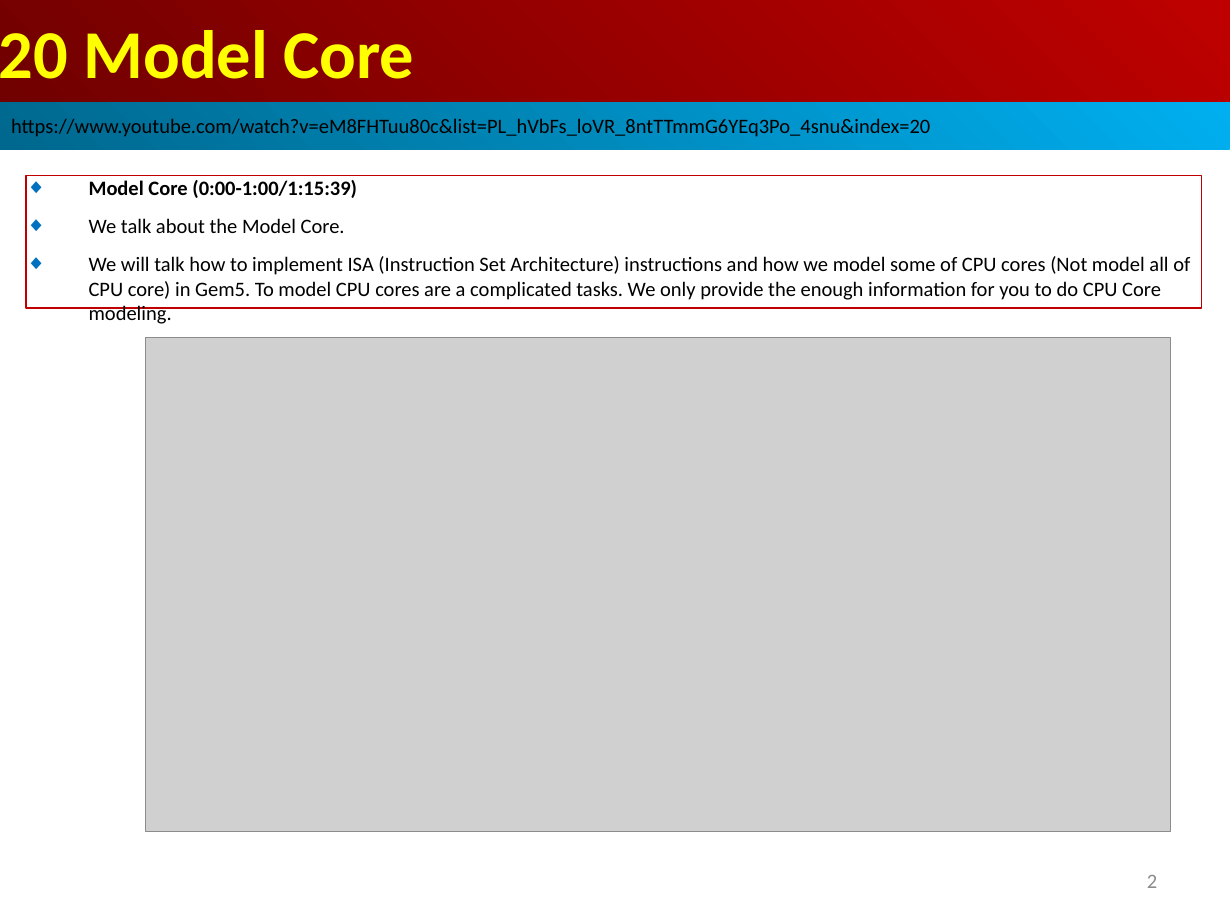
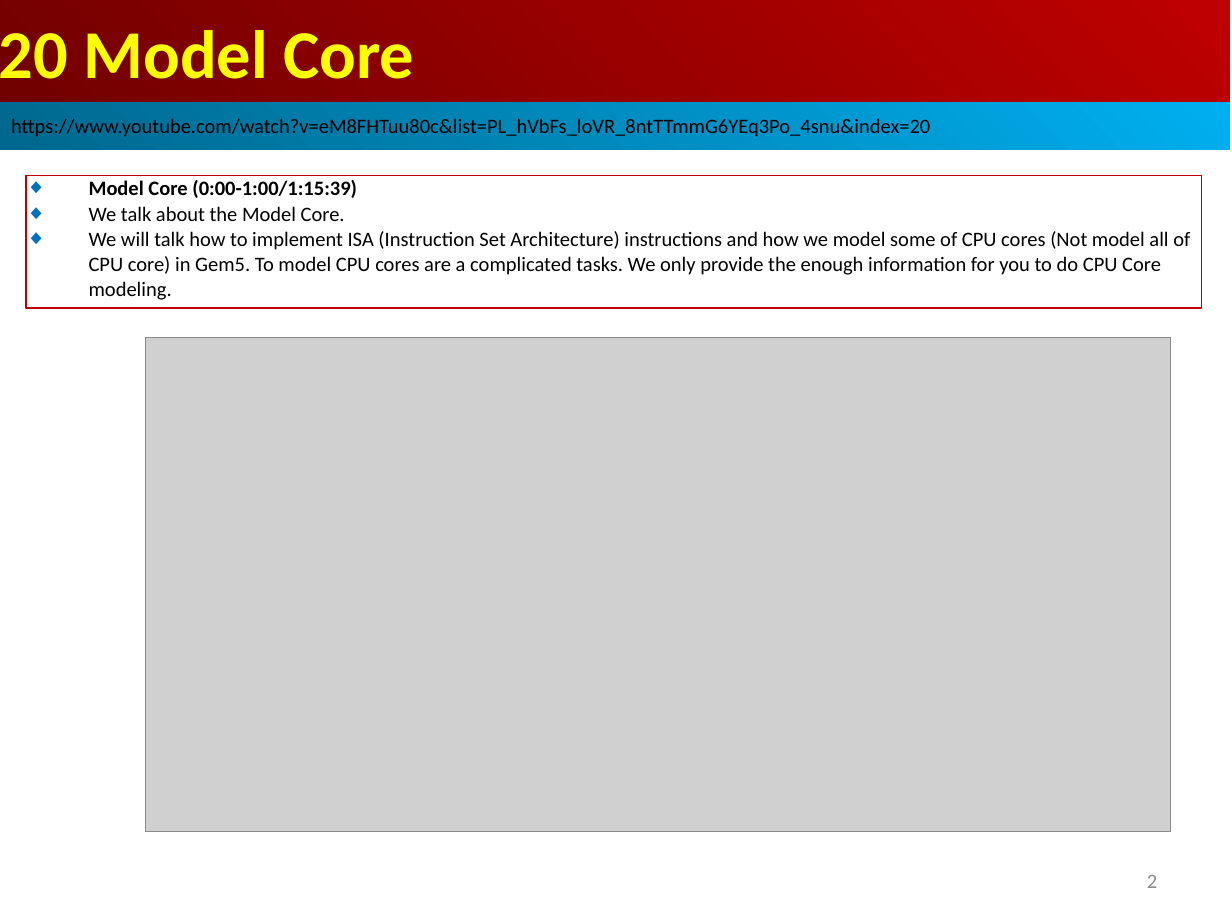
Before and after one commit to peterhchen/AIU_CS850_Gem5_McPAT, a slide deck: slide 2 of 050_Gem5/020.ModelCore/000_Video/020.ModelCore.ppt. Drawn at 1232x924 pixels with LibreOffice and Linux fonts; fonts in the diff are those of the drawing; grey boxes stand for pictures. Boxes give left, top, right and bottom in pixels: in the first picture for what was removed or moved away, otherwise in the second. Text is boxed around its words. In the diff, an @@ line names an element or a change of style, - is before the commit and + after.

```diff
--- a/050_Gem5/020.ModelCore/000_Video/020.ModelCore.ppt
+++ b/050_Gem5/020.ModelCore/000_Video/020.ModelCore.ppt
@@ rectangle "Model Core (0:00-1:00/1:15:39)" at bbox=[26, 175, 1201, 308]: less space between paragraphs @@
```
Also in this commit, not shown: 44 other slides changed, 2 slides added.
